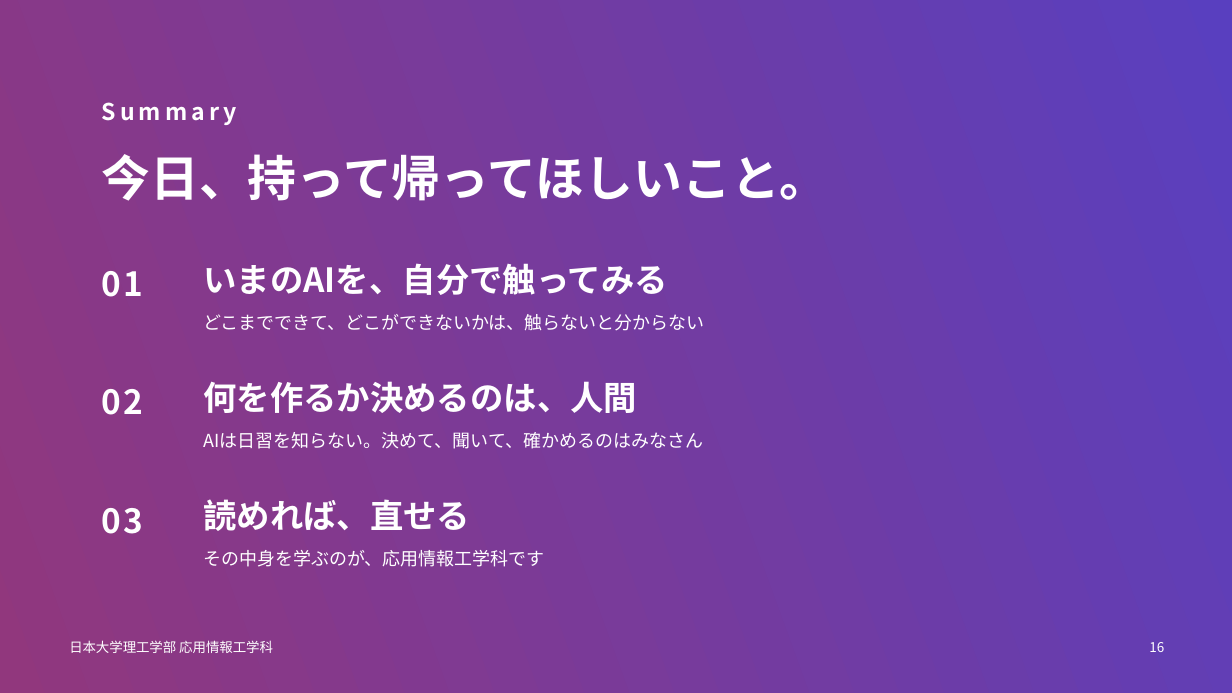
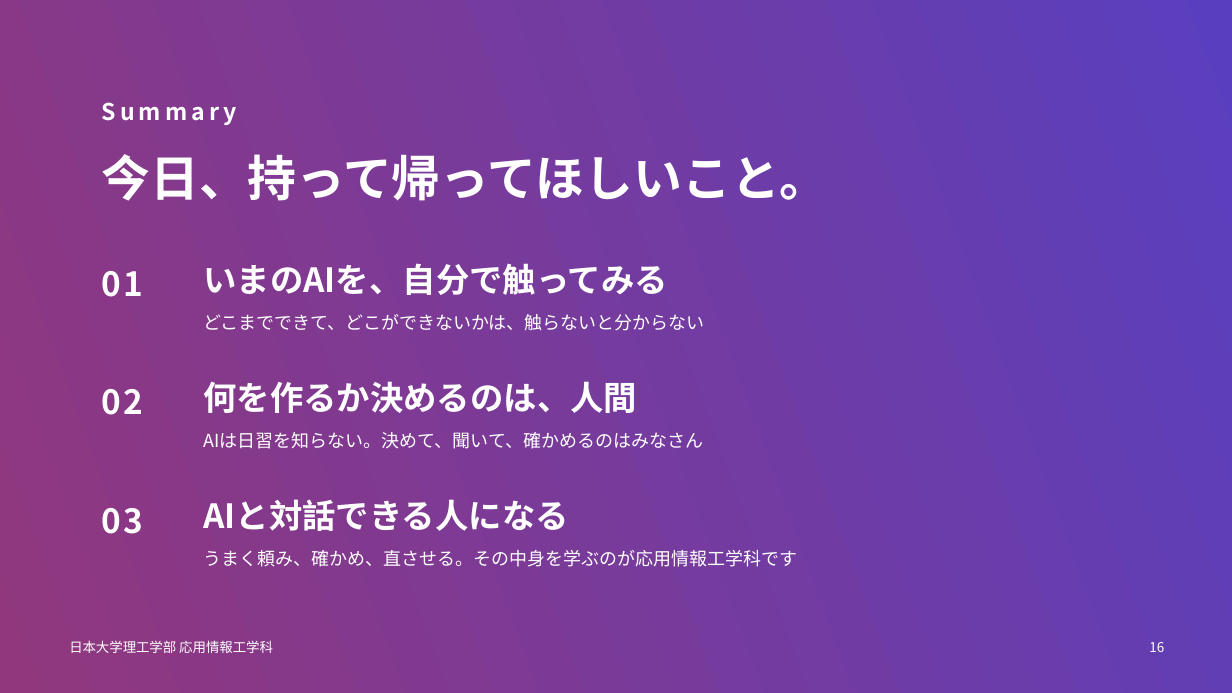
Before and after one commit to yutakaJssst/narashino-visit-2, a slide deck: slide 16 of slides/nichinara20260908.pptx. Drawn at 1232x693 pixels with LibreOffice and Linux fonts; fonts in the diff are those of the drawing. Boxes give left, top, right and bottom in pixels: in the first picture for what was removed or moved away, otherwise in the second. Text is boxed around its words. In the diff, an @@ line names an element or a change of style, - is before the commit and + after.

```diff
--- a/slides/nichinara20260908.pptx
+++ b/slides/nichinara20260908.pptx
@@ text at (x1=203, y1=499, x2=569, y2=531): text changed @@
-読めれば、直せる
+AIと対話できる人になる
@@ text at (x1=203, y1=550, x2=797, y2=567): text changed @@
-その中身を学ぶのが、応用情報工学科です
+うまく頼み、確かめ、直させる。その中身を学ぶのが応用情報工学科です
```
Also in this commit, not shown: 6 other slides changed, 1 slide added, 1 slide removed, 11 other files.
